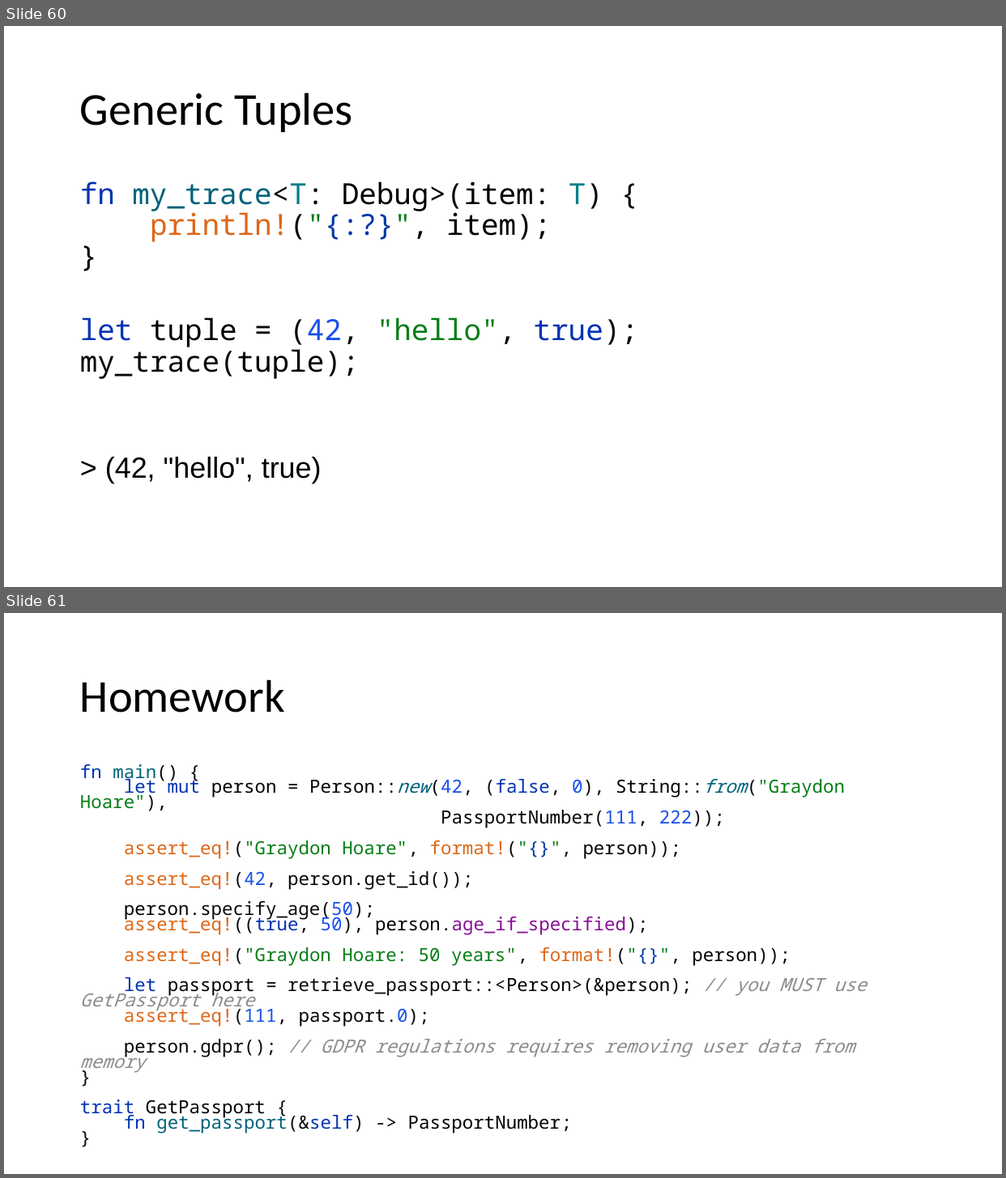
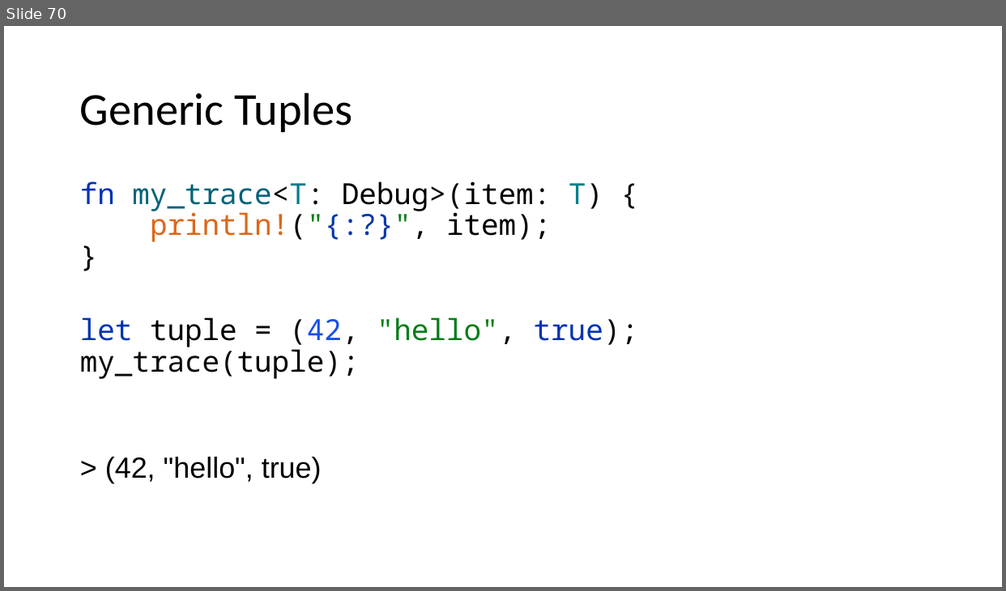
Before and after one commit to kugushev/course-rust-basics, a slide deck: pres/02-BuildingBlocks.pptx. Shown one above the other, each under a label of ours: slides 60 and 61 before the commit, slide 70 after it. The pictures are 1006x1178 and 1006x591 pixels, drawn with LibreOffice and Linux fonts; fonts in the diff are those of the drawing. Boxes give left, top, right and bottom in pixels: in the first picture for what was removed or moved away, otherwise in the second. Text is boxed around its words. In the diff, an @@ line names an element or a change of style, - is before the commit and + after.

```diff
--- a/pres/02-BuildingBlocks.pptx
+++ b/pres/02-BuildingBlocks.pptx
@@ slide 61 removed at <box>4,613,1002,1174</box>, background #FFFFFF @@
@@ title removed at <box>80,679,285,713</box> @@
-Homework
@@ text removed at <box>80,764,866,1134</box> @@
-fn main() {
-let mut person = Person::new(42, (false, 0), String::from("Graydon Hoare"),
-PassportNumber(111, 222));
-assert_eq!("Graydon Hoare", format!("{}", person));
-assert_eq!(42, person.get_id());
-person.specify_age(50);
-assert_eq!((true, 50), person.age_if_specified);
-assert_eq!("Graydon Hoare: 50 years", format!("{}", person));
-let passport = retrieve_passport::<Person>(&person); // you MUST use GetPassport here
-assert_eq!(111, passport.0);
-person.gdpr(); // GDPR regulations requires removing user data from memory
-}
-trait GetPassport {
-fn get_passport(&self) -> PassportNumber;
-}
@@ what was slide 60 is now slide 70 @@
```
Also in this commit, not shown: 9 slides changed, 12 slides added, 2 other slides removed, 2 other files.
